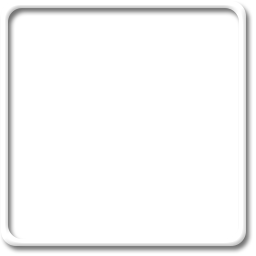
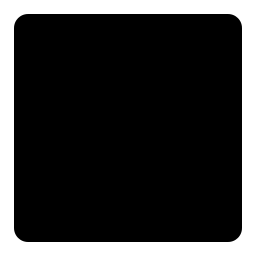
Comparing the layer stacks of the two (256, 256) images. Changes:
showed "Rounded Rectangle 1", painted on it over 6, 6, 242, 242
hid "Rounded Rectangle 1 copy", painted on it over 1, 1, 247, 247
